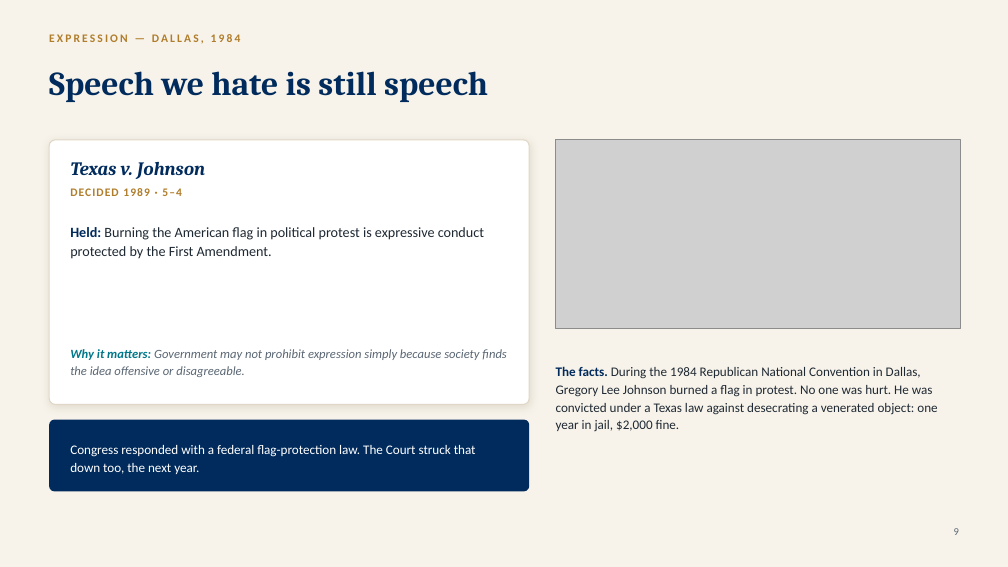
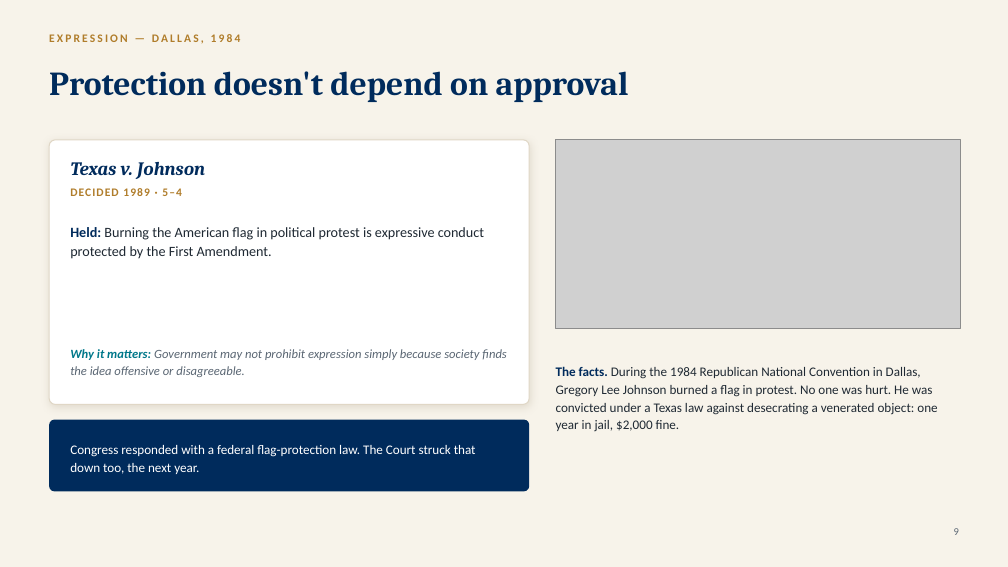
Before and after one commit to ProfessorJaredAlanStewart/texas-govt-modules, a slide deck: slide 10 of slides/Chapter 16 - Civil Liberties and Civil Rights (Lecture Deck).pptx. Drawn at 1008x567 pixels with LibreOffice and Linux fonts; fonts in the diff are those of the drawing; grey boxes stand for pictures. Boxes give left, top, right and bottom in pixels: in the first picture for what was removed or moved away, otherwise in the second. Text is boxed around its words. In the diff, an @@ line names an element or a change of style, - is before the commit and + after.

```diff
--- a/slides/Chapter 16 - Civil Liberties and Civil Rights (Lecture Deck).pptx
+++ b/slides/Chapter 16 - Civil Liberties and Civil Rights (Lecture Deck).pptx
@@ text at <box>49,71,629,102</box>: text changed @@
-Speech we hate is still speech
+Protection doesn't depend on approval
```
Also in this commit, not shown: 1 other slide changed, 4 other files.
